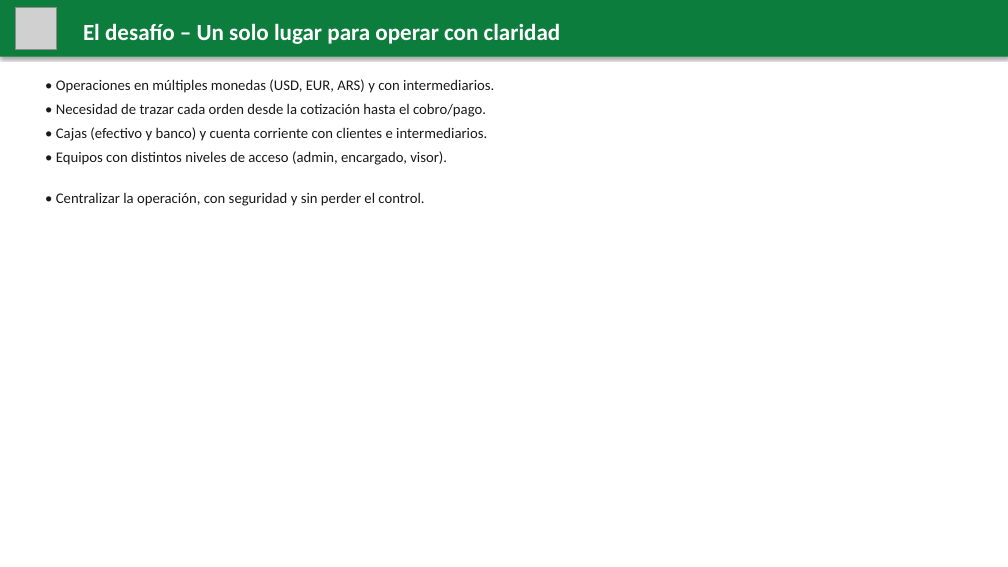
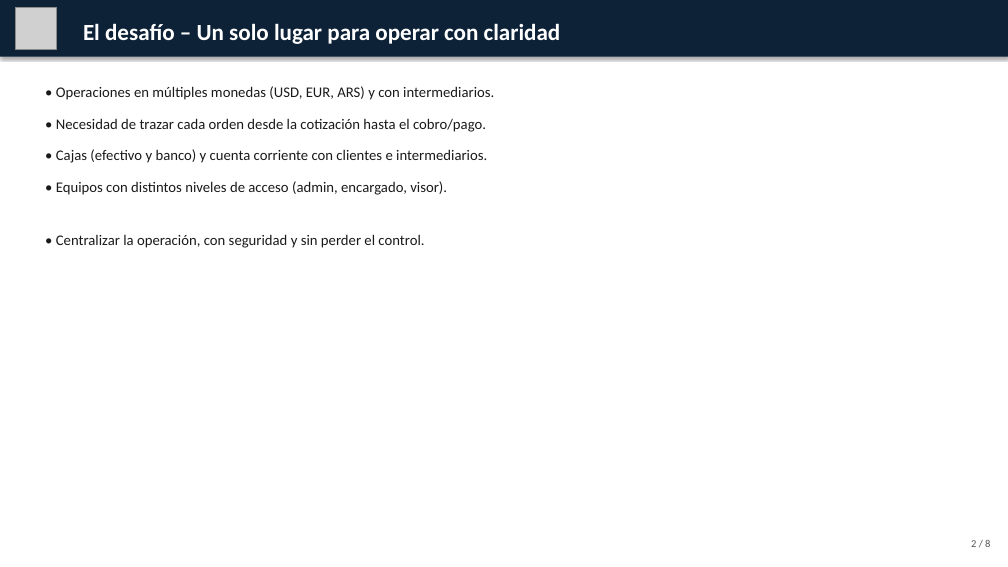
Before and after one commit to lucasbustosmartin-coder/pandy, a slide deck: slide 2 of presentacion/Propuesta_Pandi.pptx. Drawn at 1008x567 pixels with LibreOffice and Linux fonts; fonts in the diff are those of the drawing; grey boxes stand for pictures. Boxes give left, top, right and bottom in pixels: in the first picture for what was removed or moved away, otherwise in the second. Text is boxed around its words. In the diff, an @@ line names an element or a change of style, - is before the commit and + after.

```diff
--- a/presentacion/Propuesta_Pandi.pptx
+++ b/presentacion/Propuesta_Pandi.pptx
@@ rectangle at (x1=0, y1=0, x2=1008, y2=57): fill #0D7D3D to #0D2137 @@
@@ text "• Operaciones en múltiples monedas ..." at (x1=56, y1=86, x2=494, y2=248): line spacing 1 to 1.2; more space between paragraphs @@
@@ text added at (x1=971, y1=540, x2=990, y2=547), 10 pt, text #555555 @@
+2 / 8
```
Also in this commit, not shown: 7 other slides changed, 5 other files.
